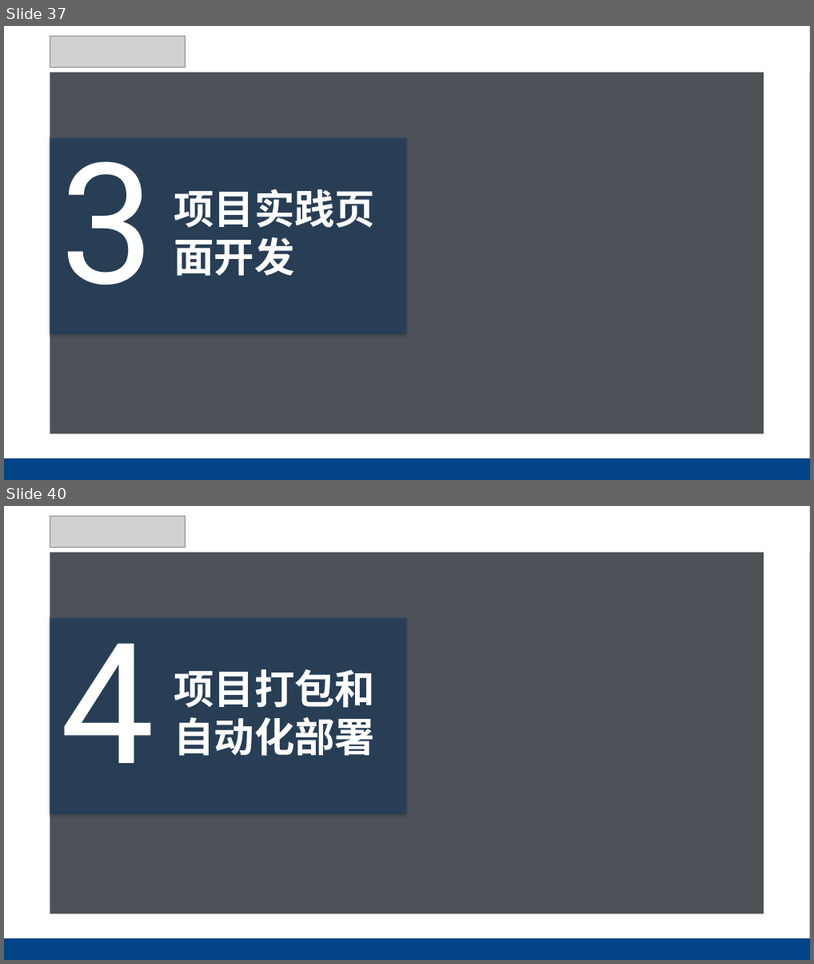
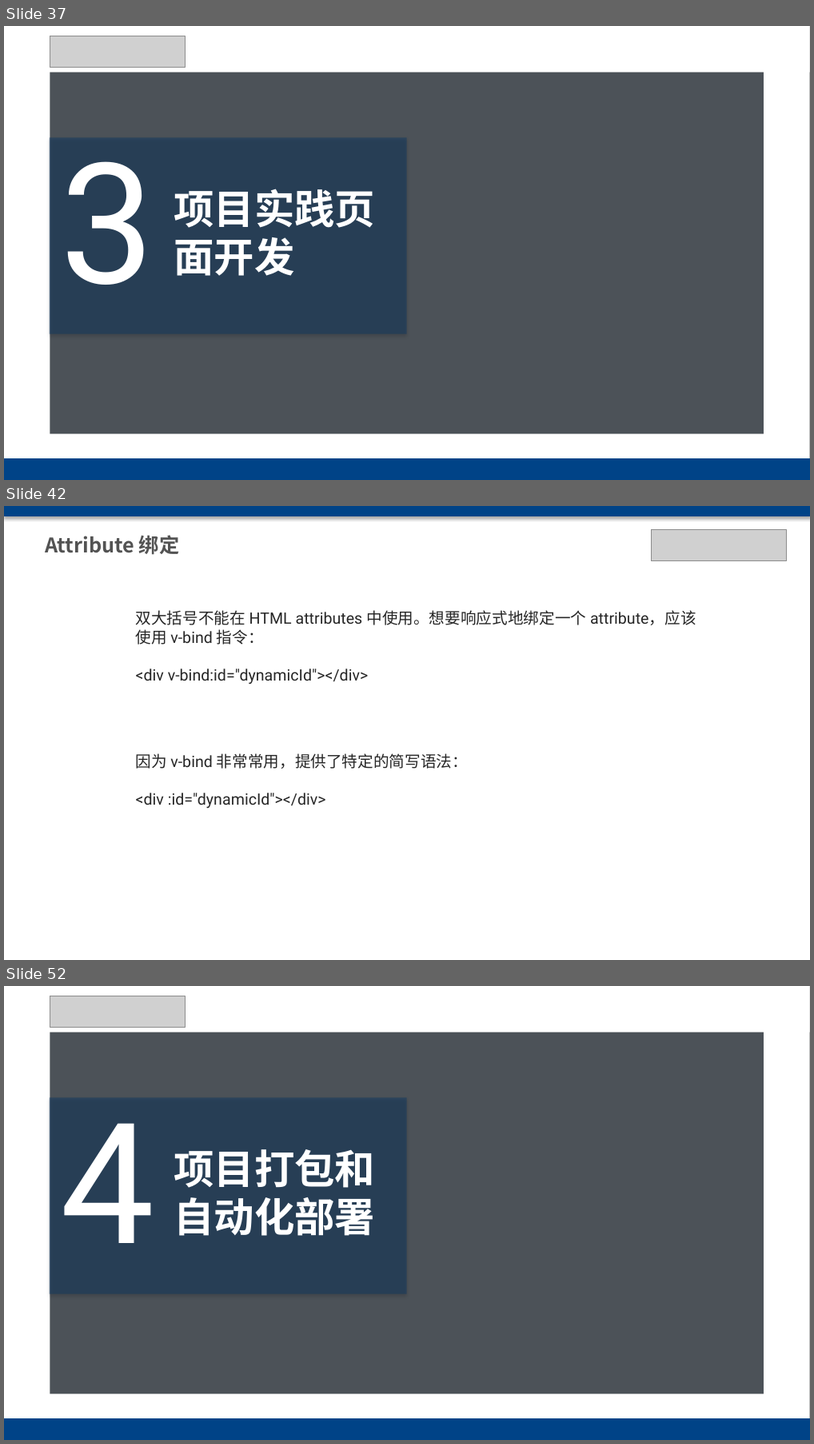
Before and after one commit to chxxx/vue3-vite-antd-admin, a slide deck: public/vue3 antdesign.pptx. Shown one above the other, each under a label of ours: slides 37 and 40 before the commit, slides 37, 42 and 52 after it; the slides between them are not shown. The pictures are 814x964 and 814x1444 pixels, drawn with LibreOffice and Linux fonts; fonts in the diff are those of the drawing; grey boxes stand for pictures; background and template pictures are left out; a plain dark background stands for a picture behind light text. Boxes give left, top, right and bottom in pixels: in the first picture for what was removed or moved away, otherwise in the second. Text is boxed around its words. In the diff, an @@ line names an element or a change of style, - is before the commit and + after.

```diff
--- a/public/vue3 antdesign.pptx
+++ b/public/vue3 antdesign.pptx
@@ slide 42 added at <box>4,506,810,960</box>, background #FFFFFF @@
@@ rectangle added at <box>4,506,810,516</box>, fill #004387 @@
@@ picture added at <box>651,529,787,561</box> @@
@@ text added at <box>45,535,179,555</box>, 18 pt, text #535353, bold @@
+Attribute 绑定
@@ text added at <box>136,610,697,684</box>, 14 pt, text #262626 @@
+双大括号不能在 HTML attributes 中使用。想要响应式地绑定一个 attribute，应该使用 v-bind 指令：
+<div v-bind:id="dynamicId"></div>
@@ text added at <box>136,753,468,808</box>, 14 pt, text #262626 @@
+因为 v-bind 非常常用，提供了特定的简写语法：
+<div :id="dynamicId"></div>
@@ what was slide 40 is now slide 52 @@
```
Also in this commit, not shown: 4 slides changed, 13 other slides added, 2 slides removed, 6 other files.
